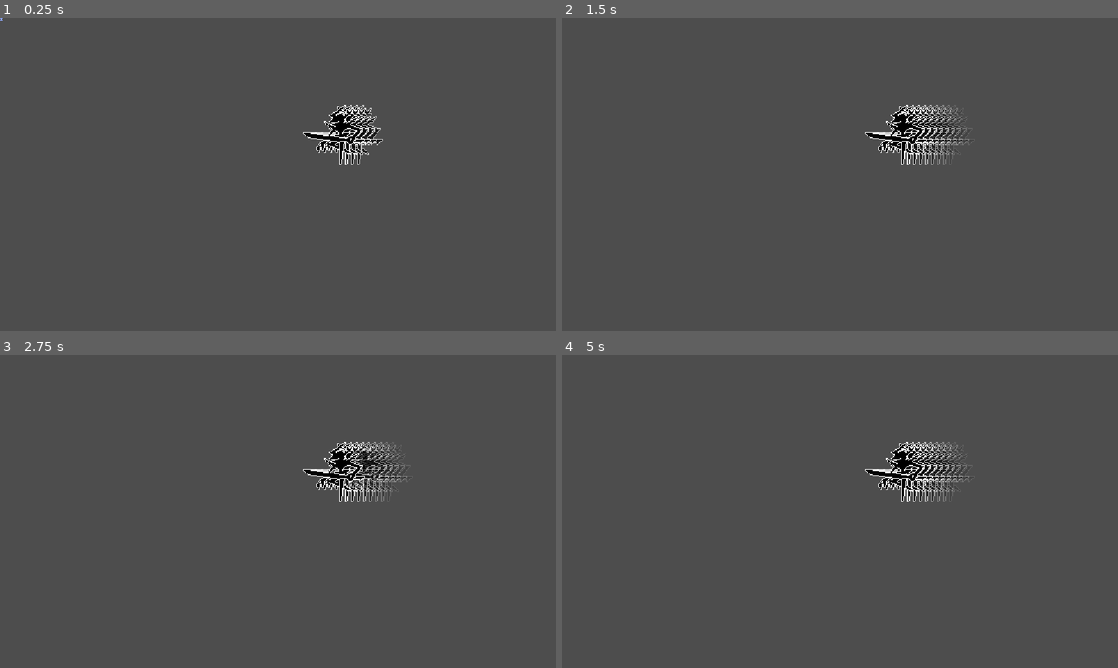
Above: before the commit, frames 1-4 (two rows, left to right).
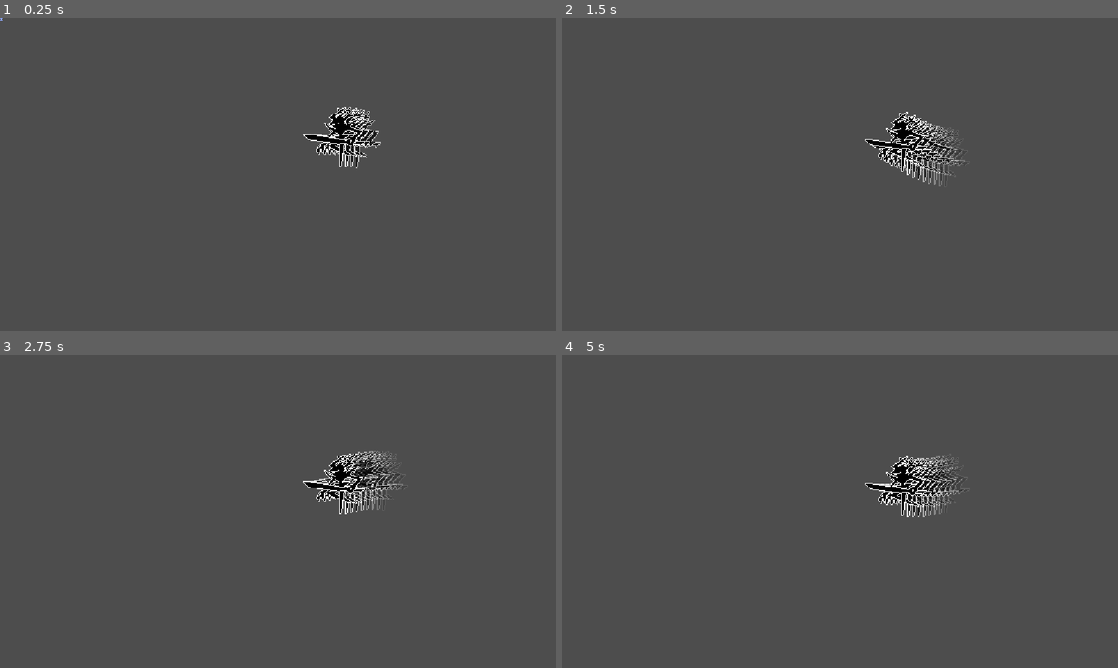
Above: after the commit, the same moments.

Repository: DocterBuster/AfterImage2D
Game: Godot game, scene res://Debug/Debug_Velocity_Test.tscn
The game is run twice, just before and just after one commit, with the same random seed, the same clock (stepped at 60 frames per second) and the same inputs. This scene is started directly instead of the project's main scene.
Inputs:
- Up to frame 1 (0.25 s): no input
- Up to frame 2 (1.5 s): no input
- Up to frame 3 (2.75 s): no input
- Up to frame 4 (5 s): no input

The runs differ from the first frame. In frame 1, 0.9% of the frame differs, in the area x 54-69%, y 27-48%; in frame 2, 2.1%; in frame 3, 2.0%; in frame 4, 2.2%, in the area x 54-74%, y 27-52%.

Commit message:
Motion test

Diff:
--- a/Debug/Debug_Velocity_Test.tscn
+++ b/Debug/Debug_Velocity_Test.tscn
@@ -2,6 +2,12 @@
 
 [ext_resource type="Texture2D" uid="uid://csnjaibncnpig" path="res://Art/ThingsIDidNotMakeDoNotSueMePlease/spr_roaringknight_idle.png" id="1_2lfwe"]
 [ext_resource type="Script" uid="uid://b3ireb5lb8rf1" path="res://addons/afterimage_node2D/data/AfterImage2D.gd" id="2_0gpev"]
+[ext_resource type="Texture2D" uid="uid://blv0801hbghth" path="res://Art/ThingsIDidNotMakeDoNotSueMePlease/spr_roaringknight_attack_ol/spr_roaringknight_attack_ol_0.png" id="3_1ccrc"]
+[ext_resource type="Texture2D" uid="uid://bv73hnrg0uib4" path="res://Art/ThingsIDidNotMakeDoNotSueMePlease/spr_roaringknight_attack_ol/spr_roaringknight_attack_ol_1.png" id="4_gpnui"]
+[ext_resource type="Texture2D" uid="uid://b356koiaqqvhi" path="res://Art/ThingsIDidNotMakeDoNotSueMePlease/spr_roaringknight_attack_ol/spr_roaringknight_attack_ol_2.png" id="5_rm4bm"]
+[ext_resource type="Texture2D" uid="uid://cxrw11b321c46" path="res://Art/ThingsIDidNotMakeDoNotSueMePlease/spr_roaringknight_attack_ol/spr_roaringknight_attack_ol_3.png" id="6_06h0r"]
+[ext_resource type="Texture2D" uid="uid://di3o2yvxdkual" path="res://Art/ThingsIDidNotMakeDoNotSueMePlease/spr_roaringknight_attack_ol/spr_roaringknight_attack_ol_4.png" id="7_4nt0j"]
+[ext_resource type="Texture2D" uid="uid://c8oof4dw4vpxw" path="res://Art/ThingsIDidNotMakeDoNotSueMePlease/spr_roaringknight_attack_ol/spr_roaringknight_attack_ol_5.png" id="8_7gqjy"]
 
 [sub_resource type="Animation" id="Animation_0gpev"]
 length = 0.001
@@ -16,6 +22,18 @@
 "transitions": PackedFloat32Array(1),
 "update": 0,
 "values": [Vector2(693, 231)]
+}
+tracks/1/type = "value"
+tracks/1/imported = false
+tracks/1/enabled = true
+tracks/1/path = NodePath("SprRoaringknightIdle:texture")
+tracks/1/interp = 1
+tracks/1/loop_wrap = true
+tracks/1/keys = {
+"times": PackedFloat32Array(0),
+"transitions": PackedFloat32Array(1),
+"update": 1,
+"values": [ExtResource("1_2lfwe")]
 }
 
 [sub_resource type="Animation" id="Animation_pdnew"]
@@ -33,11 +51,40 @@
 "update": 0,
 "values": [Vector2(693, 231), Vector2(693, 260)]
 }
+tracks/1/type = "value"
+tracks/1/imported = false
+tracks/1/enabled = true
+tracks/1/path = NodePath("SprRoaringknightIdle:texture")
+tracks/1/interp = 1
+tracks/1/loop_wrap = true
+tracks/1/keys = {
+"times": PackedFloat32Array(0),
+"transitions": PackedFloat32Array(1),
+"update": 1,
+"values": [ExtResource("1_2lfwe")]
+}
+
+[sub_resource type="Animation" id="Animation_pqlhb"]
+resource_name = "slash"
+length = 0.8
+tracks/0/type = "value"
+tracks/0/imported = false
+tracks/0/enabled = true
+tracks/0/path = NodePath("SprRoaringknightIdle:texture")
+tracks/0/interp = 1
+tracks/0/loop_wrap = true
+tracks/0/keys = {
+"times": PackedFloat32Array(0, 0.3, 0.43333334, 0.6, 0.70000005, 0.8),
+"transitions": PackedFloat32Array(1, 1, 1, 1, 1, 1),
+"update": 1,
+"values": [ExtResource("3_1ccrc"), ExtResource("4_gpnui"), ExtResource("5_rm4bm"), ExtResource("6_06h0r"), ExtResource("7_4nt0j"), ExtResource("8_7gqjy")]
+}
 
 [sub_resource type="AnimationLibrary" id="AnimationLibrary_pqlhb"]
 _data = {
 &"RESET": SubResource("Animation_0gpev"),
-&"idletest": SubResource("Animation_pdnew")
+&"idletest": SubResource("Animation_pdnew"),
+&"slash": SubResource("Animation_pqlhb")
 }
 
 [node name="DebugVelocityTest" type="Node2D" unique_id=607251053]
@@ -55,9 +102,10 @@
 trail_amount = 10
 fade_time = 0.75
 overide_frame_color = false
-frame_final_pos_offset = Vector2(111.35, 0)
+frame_final_pos_offset = Vector2(100, 20)
 sprite_to_copy = NodePath("../SprRoaringknightIdle")
 metadata/_custom_type_script = "uid://b3ireb5lb8rf1"
 
 [node name="AnimationPlayer" type="AnimationPlayer" parent="AngleTest" unique_id=809680801]
 libraries/ = SubResource("AnimationLibrary_pqlhb")
+autoplay = &"idletest"
Binary file added: Art/ThingsIDidNotMakeDoNotSueMePlease/spr_roaringknight_attack_ol/spr_roaringknight_attack_ol_0.png
Not shown, added: Art/ThingsIDidNotMakeDoNotSueMePlease/spr_roaringknight_attack_ol/spr_roaringknight_attack_ol_0.png.import
Binary file added: Art/ThingsIDidNotMakeDoNotSueMePlease/spr_roaringknight_attack_ol/spr_roaringknight_attack_ol_1.png
Not shown, added: Art/ThingsIDidNotMakeDoNotSueMePlease/spr_roaringknight_attack_ol/spr_roaringknight_attack_ol_1.png.import
Binary file added: Art/ThingsIDidNotMakeDoNotSueMePlease/spr_roaringknight_attack_ol/spr_roaringknight_attack_ol_2.png
Not shown, added: Art/ThingsIDidNotMakeDoNotSueMePlease/spr_roaringknight_attack_ol/spr_roaringknight_attack_ol_2.png.import
Binary file added: Art/ThingsIDidNotMakeDoNotSueMePlease/spr_roaringknight_attack_ol/spr_roaringknight_attack_ol_3.png
Not shown, added: Art/ThingsIDidNotMakeDoNotSueMePlease/spr_roaringknight_attack_ol/spr_roaringknight_attack_ol_3.png.import
Binary file added: Art/ThingsIDidNotMakeDoNotSueMePlease/spr_roaringknight_attack_ol/spr_roaringknight_attack_ol_4.png
Not shown, added: Art/ThingsIDidNotMakeDoNotSueMePlease/spr_roaringknight_attack_ol/spr_roaringknight_attack_ol_4.png.import
Binary file added: Art/ThingsIDidNotMakeDoNotSueMePlease/spr_roaringknight_attack_ol/spr_roaringknight_attack_ol_5.png
Not shown, added: Art/ThingsIDidNotMakeDoNotSueMePlease/spr_roaringknight_attack_ol/spr_roaringknight_attack_ol_5.png.import
